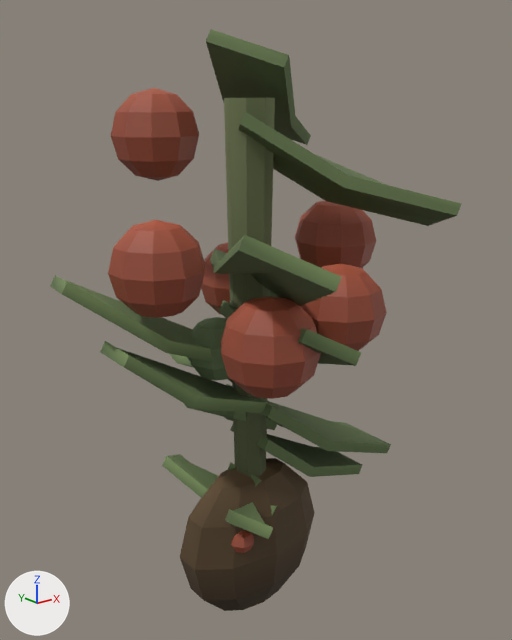
The glTF model assets/models/crop_tomato.glb: old version first, new version second.
Rendered twice from a camera (50 mm lens) standing at (-0.717, -0.912, 0.845) and looking at (0.022, 0.011, 0.476). Lighting does not change. The marker at lower left points along +X, +Y and +Z. The picture after the commit comes second. Where no turn or scale is listed for an object, it has been applied to the vertices. Vertices at exactly the same position are counted once.

The first picture shows 'fruit', 'fruit.001', 'fruit.002', 'fruit.003', 'fruit.004', 'fruit.005', 'fruit2.001', 'fruit2.002', 'leaf', 'leaf.001', 'leaf.002', 'leaf.003', 'leaf.004', 'leaf.005', 'leaf2', 'leaf2.001', 'leaf2.002', 'leaf2.003', 'seed.002', 'seed_mound', 'sprout_leaf', 'sprout_leaf.001', 'sprout_leaf.002', 'stalk'.
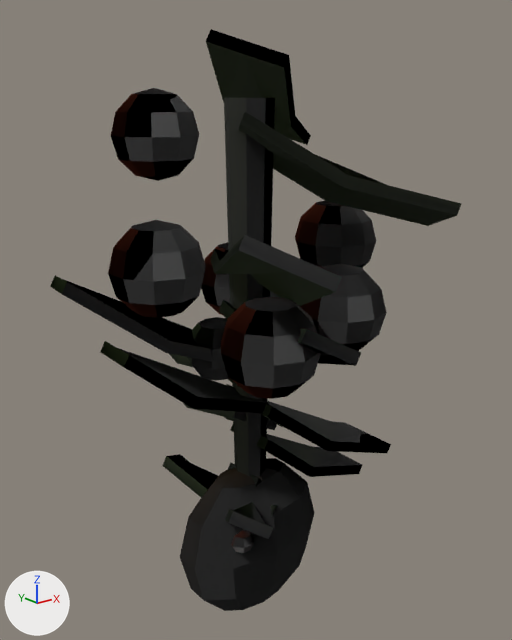
Pixel boxes (x1, y1, x2, y2) of what changed, in the pictures (512 x 640 px):
'seed_mound', surface changed (darker)
    both: (180, 458, 314, 611)
'stalk', surface changed (green to black)
    both: (224, 98, 275, 476)
'fruit.004', surface changed (red to black)
    both: (221, 297, 321, 399)
'fruit.003', surface changed (brown to black)
    both: (108, 220, 205, 318)
'leaf.004', surface changed (darker)
    both: (238, 112, 461, 226)
'fruit.002', surface changed (brown to black)
    both: (111, 88, 199, 181)
'leaf.005', surface changed (darker)
    both: (206, 29, 311, 145)
'leaf.003', surface changed (green to black)
    both: (210, 235, 342, 306)
'fruit.005', surface changed (brown to black)
    both: (300, 264, 387, 351)
'fruit', surface changed (brown to black)
    both: (295, 200, 376, 268)
'leaf2.002', surface changed (green to black)
    both: (100, 341, 269, 413)
'leaf.002', surface changed (green to black)
    both: (50, 276, 215, 362)
'leaf', surface changed (green to black)
    both: (226, 384, 391, 453)
'leaf2', surface changed (green to black)
    both: (230, 424, 362, 477)
'fruit2.002', surface changed (green to black)
    both: (187, 317, 230, 381)
'leaf2.003', surface changed
    both: (219, 300, 361, 366)
'sprout_leaf.001', surface changed (green to black)
    both: (163, 454, 277, 517)
'fruit.001', surface changed (brown to black)
    both: (201, 242, 230, 315)
'sprout_leaf.002', surface changed (green to black)
    both: (225, 502, 273, 539)
'leaf2.001', surface changed (darker)
    both: (183, 403, 277, 430)
'seed.002', surface changed (brown to black)
    both: (231, 530, 254, 553)
'leaf.001', surface changed
    both: (169, 354, 232, 382)
'sprout_leaf', surface changed
    both: (228, 462, 262, 487)
'fruit2.001', surface changed
    both: (270, 291, 280, 298)
part 4 of me_sphere_009, surface changed (red to black)
    both: (221, 297, 321, 399)
part 5 of me_sphere_009, recoloured (darker)
    both: (221, 297, 321, 399)

What changed in the scene script:
```text
Change mat_crop_red:
    add n4 = _N.new('ShaderNodeNormalMap'); n4.name = 'Normal Map'
    add n4.uv_map = 'UVMap'
    add n5 = _N.new('ShaderNodeTexImage'); n5.name = 'Image Texture'
    add n5.image = img_nm_crop_red
    where n0 = _N.new('ShaderNodeBsdfPrincipled'); n0.name = 'Principled BSDF'
    add _L.new(n4.outputs[0], n0.inputs[5])  # 'Normal' to 'Normal'
    add _L.new(n5.outputs[0], n4.inputs[1])  # 'Color' to 'Color'
Change mat_crop_disc:
    add n4 = _N.new('ShaderNodeNormalMap'); n4.name = 'Normal Map'
    add n4.uv_map = 'UVMap'
    add n5 = _N.new('ShaderNodeTexImage'); n5.name = 'Image Texture'
    add n5.image = img_nm_crop_disc
    where n0 = _N.new('ShaderNodeBsdfPrincipled'); n0.name = 'Principled BSDF'
    add _L.new(n4.outputs[0], n0.inputs[5])  # 'Normal' to 'Normal'
    add _L.new(n5.outputs[0], n4.inputs[1])  # 'Color' to 'Color'
Change mat_crop_leaf:
    add n4 = _N.new('ShaderNodeNormalMap'); n4.name = 'Normal Map'
    add n4.uv_map = 'UVMap'
    add n5 = _N.new('ShaderNodeTexImage'); n5.name = 'Image Texture'
    add n5.image = img_nm_crop_leaf
    where n0 = _N.new('ShaderNodeBsdfPrincipled'); n0.name = 'Principled BSDF'
    add _L.new(n4.outputs[0], n0.inputs[5])  # 'Normal' to 'Normal'
    add _L.new(n5.outputs[0], n4.inputs[1])  # 'Color' to 'Color'
Change mat_crop_stem:
    add n4 = _N.new('ShaderNodeNormalMap'); n4.name = 'Normal Map'
    add n4.uv_map = 'UVMap'
    add n5 = _N.new('ShaderNodeTexImage'); n5.name = 'Image Texture'
    add n5.image = img_nm_crop_stem
    where n0 = _N.new('ShaderNodeBsdfPrincipled'); n0.name = 'Principled BSDF'
    add _L.new(n4.outputs[0], n0.inputs[5])  # 'Normal' to 'Normal'
    add _L.new(n5.outputs[0], n4.inputs[1])  # 'Color' to 'Color'
Change mat_crop_green:
    add n4 = _N.new('ShaderNodeNormalMap'); n4.name = 'Normal Map'
    add n4.uv_map = 'UVMap'
    add n5 = _N.new('ShaderNodeTexImage'); n5.name = 'Image Texture'
    add n5.image = img_nm_crop_green
    where n0 = _N.new('ShaderNodeBsdfPrincipled'); n0.name = 'Principled BSDF'
    add _L.new(n4.outputs[0], n0.inputs[5])  # 'Normal' to 'Normal'
    add _L.new(n5.outputs[0], n4.inputs[1])  # 'Color' to 'Color'
Change me_sphere:
    where me_sphere.from_pydata(...)  # 52 vertices, 100 faces; spans x -0.143..0.143, y -0.078..0.078, z -0.15..0.15
    me_sphere part 1: 100 kept faces spanning x -0.143..0.143, y -0.078..0.078, z -0.15..0.15 get new vertex colours; the middle colour goes from grey #aaaaaa to grey #828282
Change me_sphere_007:
    where me_sphere_007.from_pydata(...)  # 52 vertices, 100 faces; spans x -0.071..0.071, y -0.075..0.075, z -0.075..0.075
    me_sphere_007 part 2: 93 kept faces spanning x -0.071..0.071, y -0.075..0.075, z -0.075..0.075 get new vertex colours; the middle colour goes from grey #aeaeae to grey #9c9c9c
Change me_sphere_008:
    where me_sphere_008.from_pydata(...)  # 52 vertices, 100 faces; spans x -0.071..0.071, y -0.075..0.075, z -0.075..0.075
    me_sphere_008 part 3: 93 kept faces spanning x -0.071..0.071, y -0.075..0.075, z -0.075..0.075 get new vertex colours; the middle colour goes from grey #aeaeae to grey #9c9c9c
Change me_sphere_009:
    where me_sphere_009.from_pydata(...)  # 52 vertices, 100 faces; spans x -0.071..0.071, y -0.075..0.075, z -0.075..0.075
    me_sphere_009 part 4: 100 kept faces spanning x -0.071..0.071, y -0.075..0.075, z -0.075..0.075 get new texture (UV) coordinates
    me_sphere_009 part 5: 93 kept faces spanning x -0.071..0.071, y -0.075..0.075, z -0.075..0.075 get new vertex colours; the middle colour goes from grey #aeaeae to grey #9c9c9c
Change me_sphere_010:
    where me_sphere_010.from_pydata(...)  # 52 vertices, 100 faces; spans x -0.071..0.071, y -0.075..0.075, z -0.075..0.075
    me_sphere_010 part 6: 93 kept faces spanning x -0.071..0.071, y -0.075..0.075, z -0.075..0.075 get new vertex colours; the middle colour goes from grey #aeaeae to grey #9c9c9c
```
